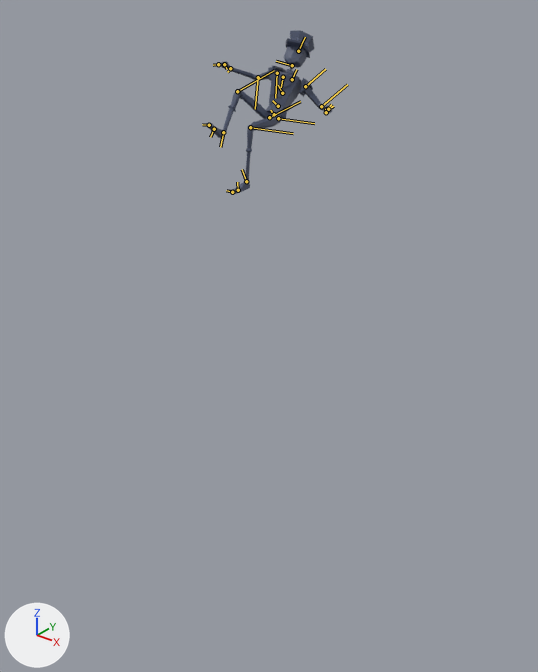
The FBX model Papercut/Assets/Animations/MainC/BossRoomFalling.fbx, before and after one commit.
One viewpoint serves both versions: a 50 mm camera at (4.12, -5.22, 2.0) aimed at (-0.07, 0.01, -1.25). Arrows for +X, +Y and +Z are at lower left; the lights stay in place. Both versions are drawn at frame 31 of the action 'Take 001'; the numbers are the values there. The bones that bend it are drawn over the model as lines.

In view in the first picture: 'Main_RIG_MASTER:Main_MOD_MASTER:MainC_GEO'.
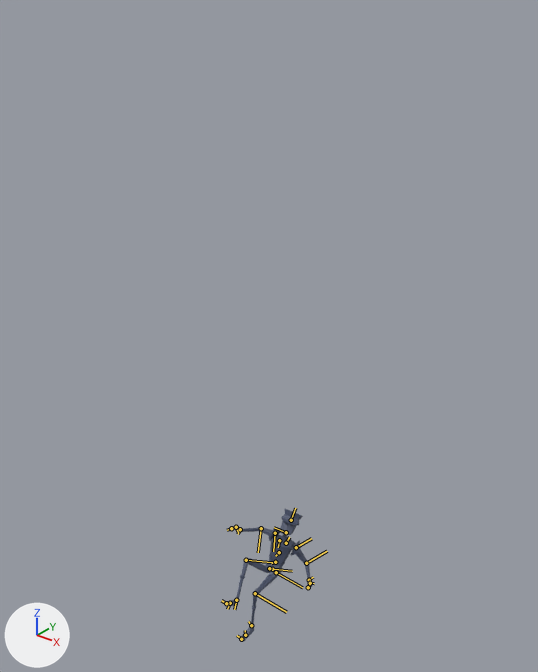
The change in detail:
Bone 'Main_RIG_MASTER:Base_JNT' (bone_main_rig_master_base_jnt) moves from (0.0, 0.0, 0.0) to (-512.4, -41.6, 0.0).
Bone 'Main_RIG_MASTER:L_Shoulder_JNT' (bone_main_rig_master_l_shoulder_jnt) turns from (1, -4, -5) to (3, -4, -9) degrees about its own x, y and z.
Bone 'Main_RIG_MASTER:R_Shoulder_JNT' (bone_main_rig_master_r_shoulder_jnt) turns from (1, 2, 9) to (1, 3, 11) degrees about its own x, y and z.
Bone 'Main_RIG_MASTER:L_Tibia_JNT' (bone_main_rig_master_l_tibia_jnt) turns from (0, 79, 0) to (0, 76, 0) degrees about its own x, y and z.
Bone 'Main_RIG_MASTER:L_Ankle_JNT' (bone_main_rig_master_l_ankle_jnt) turns from (0, 0, -14) to (0, 0, -16) degrees about its own x, y and z.
Bone 'Main_RIG_MASTER:R_Femur_JNT' (bone_main_rig_master_r_femur_jnt) turns from (66, -109, -84) to (59, -111, -78) degrees about its own x, y and z.
Bone 'Main_RIG_MASTER:R_Tibia_JNT' (bone_main_rig_master_r_tibia_jnt) turns from (0, 87, 0) to (0, 91, 0) degrees about its own x, y and z.

Changed parts and their boxes [x1, y1, x2, y2] in the pictures (538 x 672 px):
'Main_RIG_MASTER:Main_MOD_MASTER:MainC_GEO', posed (29% narrower, 19% shorter)
    before: [206, 30, 332, 194]
    after: [224, 509, 313, 641]
bone 'Main_RIG_MASTER:Base_JNT', root to tip
    before: (274, 114) to (270, 110)
    after: (272, 569) to (270, 568)
bone 'Main_RIG_MASTER:L_Shoulder_JNT', root to tip
    before: (305, 86) to (325, 69)
    after: (296, 547) to (311, 538)
bone 'Main_RIG_MASTER:R_Shoulder_JNT', root to tip
    before: (277, 73) to (275, 98)
    after: (275, 533) to (273, 551)
bone 'Main_RIG_MASTER:L_Tibia_JNT', root to tip
    before: (250, 127) to (293, 133)
    after: (255, 593) to (286, 612)
bone 'Main_RIG_MASTER:L_Ankle_JNT', root to tip
    before: (246, 181) to (242, 169)
    after: (251, 625) to (248, 621)
bone 'Main_RIG_MASTER:R_Femur_JNT', root to tip
    before: (269, 117) to (300, 101)
    after: (269, 568) to (292, 571)
bone 'Main_RIG_MASTER:R_Tibia_JNT', root to tip
    before: (237, 91) to (274, 70)
    after: (246, 560) to (272, 562)
